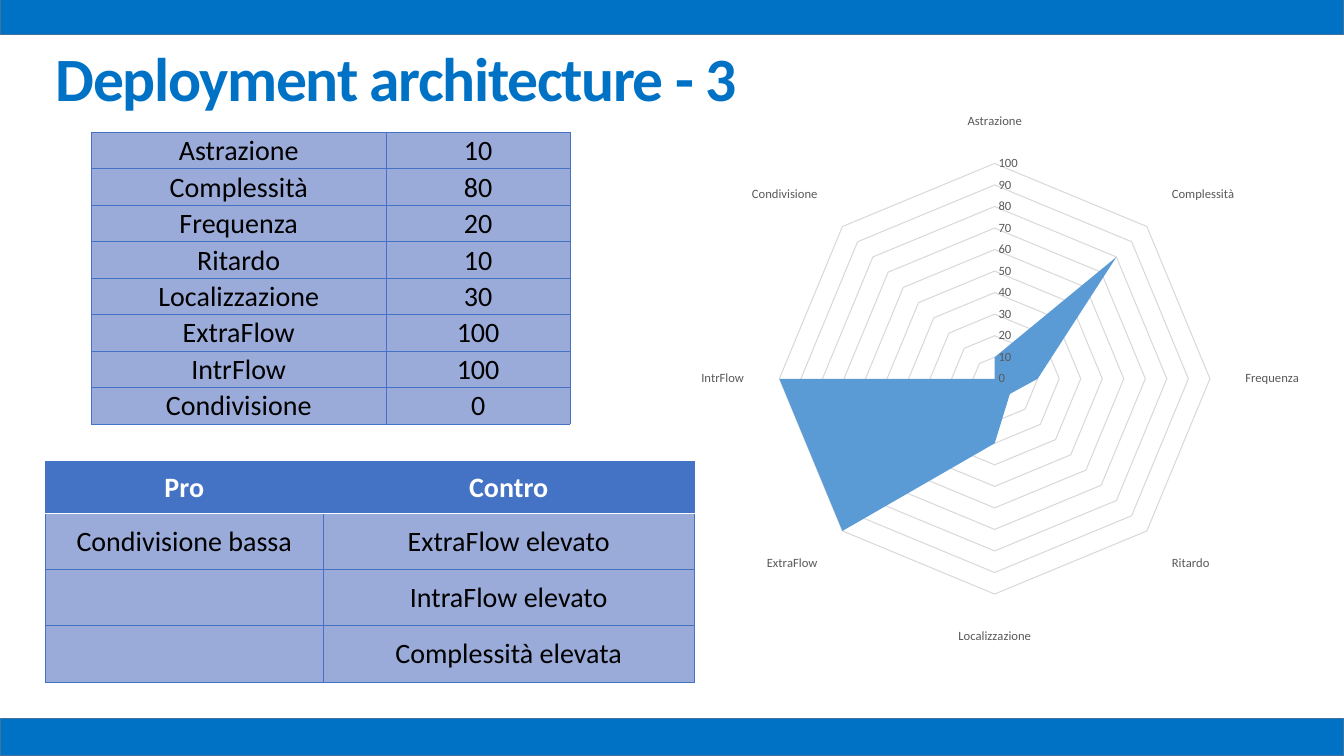
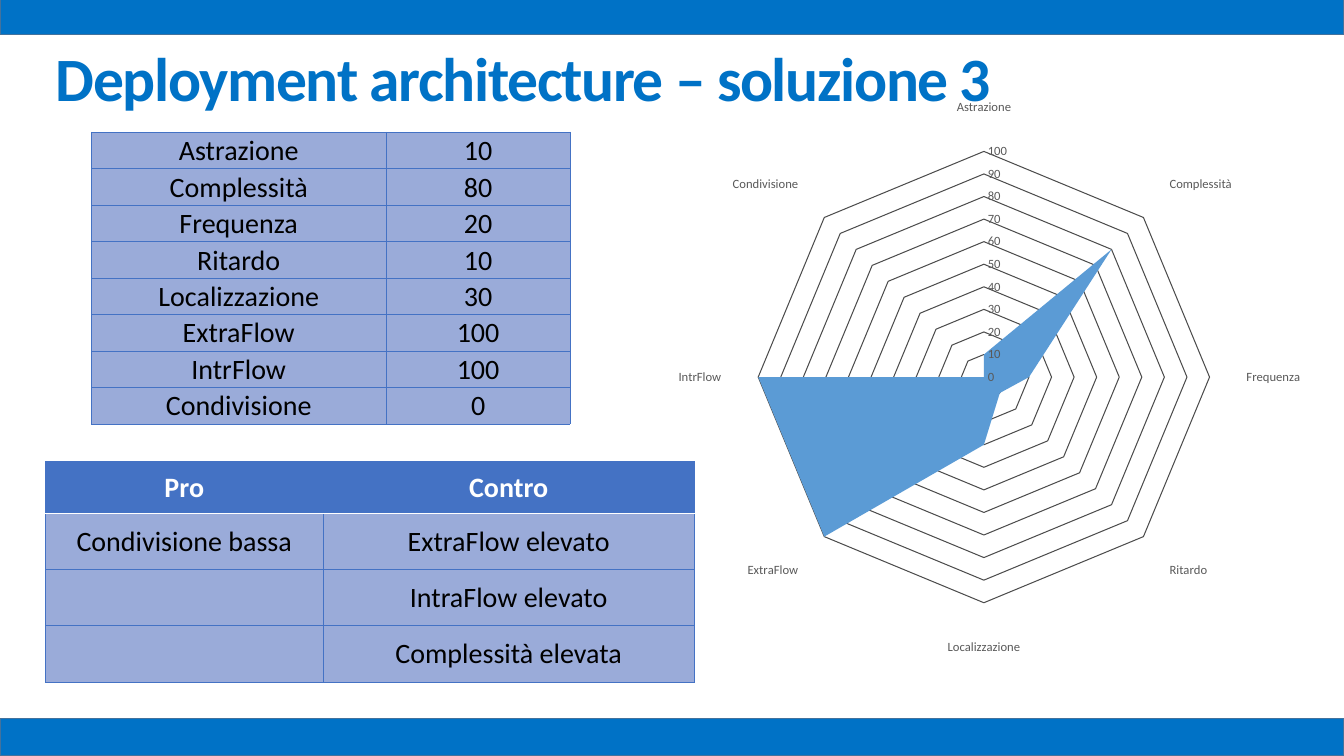
Before and after one commit to mz1991/ProgettoFebbraio2015, a slide deck: slide 38 of Febbraio 2015.pptx. Drawn at 1344x756 pixels with LibreOffice and Linux fonts; fonts in the diff are those of the drawing. Boxes give left, top, right and bottom in pixels: in the first picture for what was removed or moved away, otherwise in the second. Text is boxed around its words. In the diff, an @@ line names an element or a change of style, - is before the commit and + after.

```diff
--- a/Febbraio 2015.pptx
+++ b/Febbraio 2015.pptx
@@ text at bbox=[56, 57, 991, 111]: text changed @@
-Deployment architecture - 3
+Deployment architecture – soluzione 3
@@ radar filled chart at bbox=[459, 89, 1344, 666] @@
@@ value axis changed @@
@@ radar filled chart: place and size @@
-radar filled chart at bbox=[546, 103, 1344, 655]
+radar filled chart at bbox=[459, 89, 1344, 666]
```
Also in this commit, not shown: 12 other slides changed, 1 other file.
